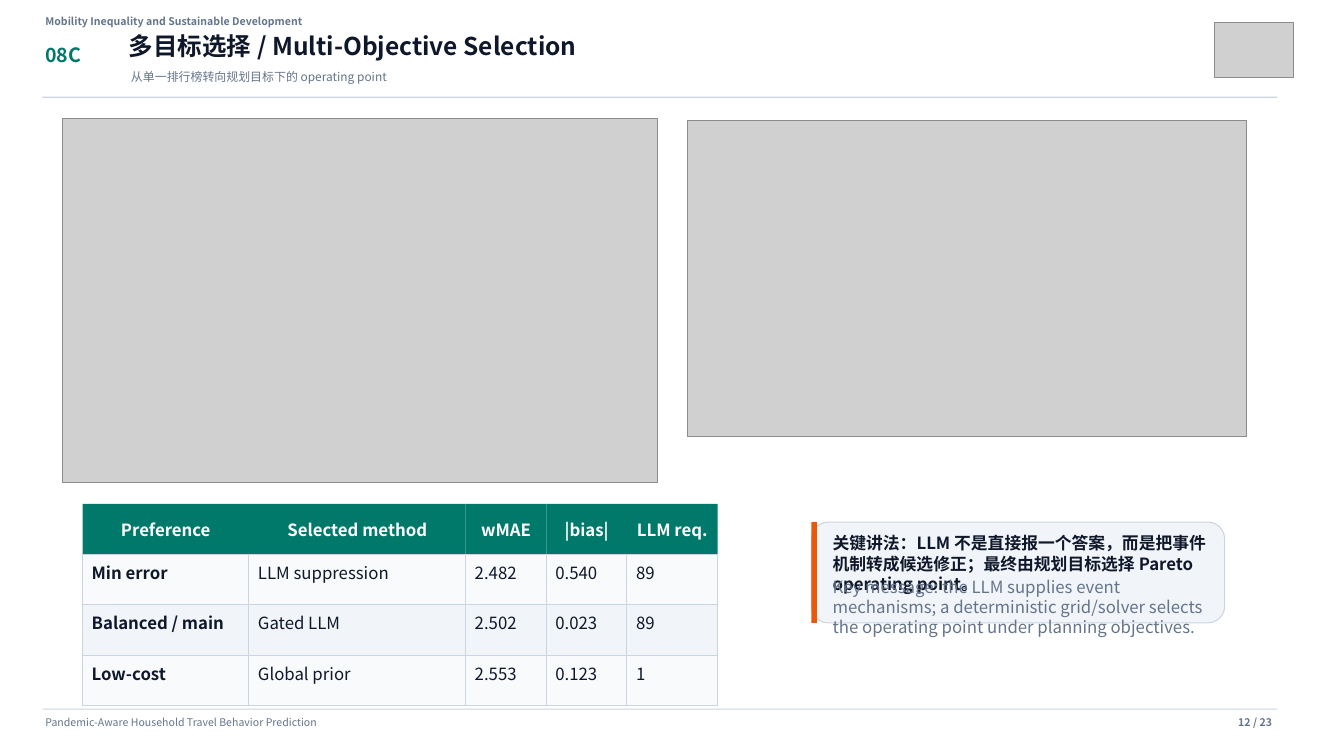
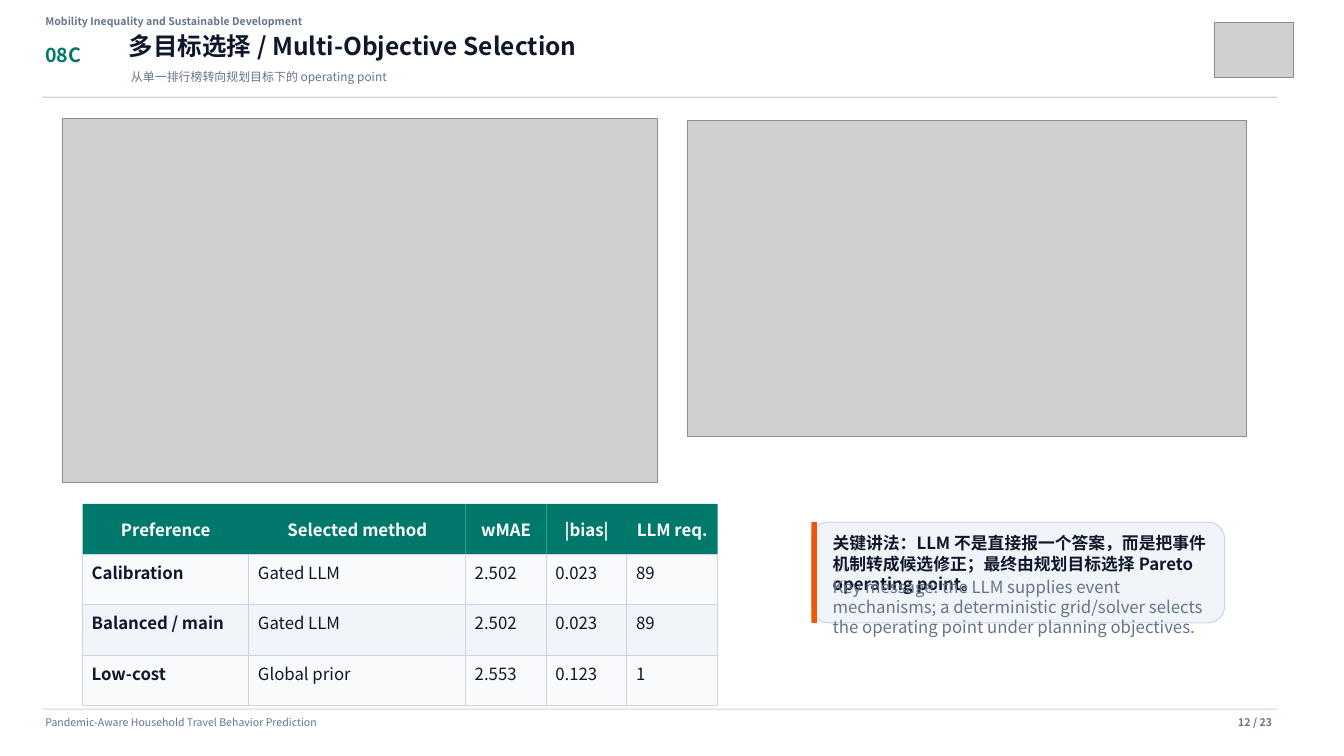
Before and after one commit to Lrving-code/NHTS-Travel-Prediction, a slide deck: slide 12 of outputs/final_project/NHTS_Travel_Behavior_Template_Presentation.pptx. Drawn at 1344x756 pixels with LibreOffice and Linux fonts; fonts in the diff are those of the drawing; grey boxes stand for pictures. Boxes give left, top, right and bottom in pixels: in the first picture for what was removed or moved away, otherwise in the second. Text is boxed around its words. In the diff, an @@ line names an element or a change of style, - is before the commit and + after.

```diff
--- a/outputs/final_project/NHTS_Travel_Behavior_Template_Presentation.pptx
+++ b/outputs/final_project/NHTS_Travel_Behavior_Template_Presentation.pptx
@@ text at (92, 565, 184, 580): text changed @@
-Min error
+Calibration
@@ text at (258, 565, 340, 579): text changed @@
-LLM suppression
+Gated LLM
@@ text at (475, 566, 517, 580): text changed @@
-2.482
+2.502
@@ text at (555, 566, 597, 579): text changed @@
-0.540
+0.023
```
Also in this commit, not shown: 1 other slide changed, 18 other files.
